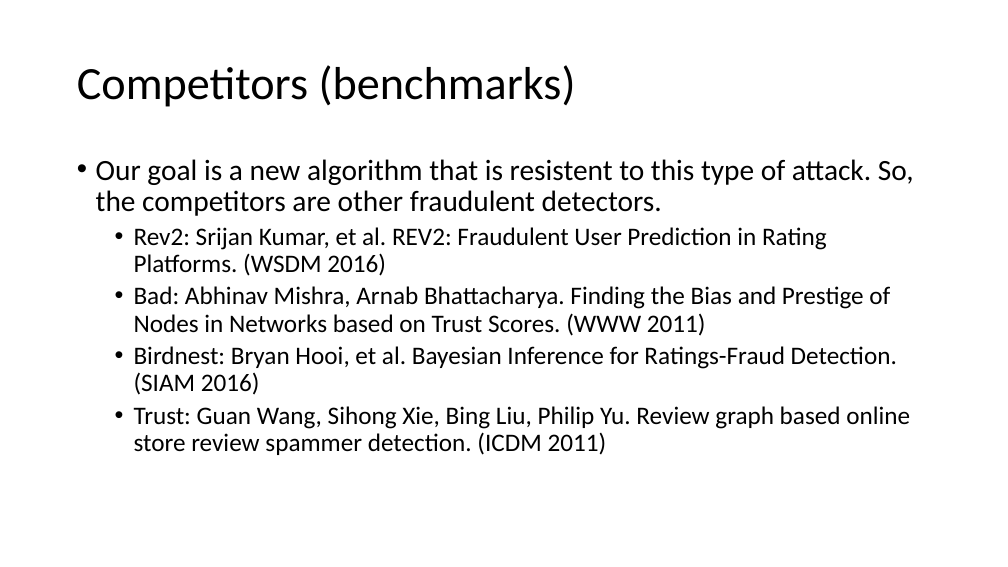
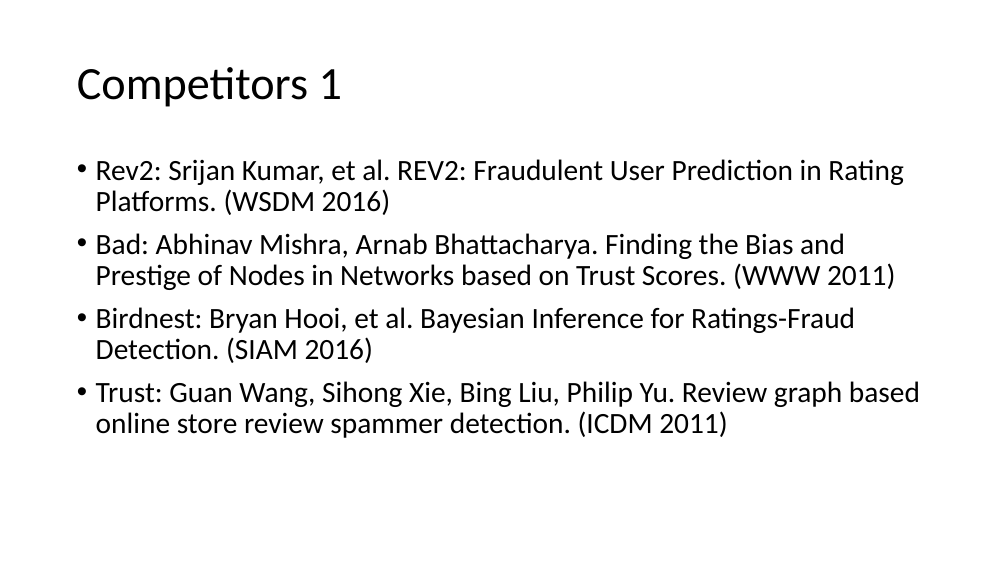
Before and after one commit to rzlll/DataMining, a slide deck: slide 9 of reports/Discussion.pptx (slide 8 before the commit). Drawn at 1008x567 pixels with LibreOffice and Linux fonts; fonts in the diff are those of the drawing. Boxes give left, top, right and bottom in pixels: in the first picture for what was removed or moved away, otherwise in the second. Text is boxed around its words. In the diff, an @@ line names an element or a change of style, - is before the commit and + after.

```diff
--- a/reports/Discussion.pptx
+++ b/reports/Discussion.pptx
@@ title at [77, 67, 342, 107]: text changed @@
-Competitors (benchmarks)
+Competitors 1
@@ text "Rev2: Srijan Kumar, et al. ..." at [96, 159, 920, 438]: size 24 to 28 pt; list level 2 to 1 in "Rev2: Srijan Kumar, et al. ..."; list level 2 to 1 in "Bad: Abhinav Mishra, Arnab Bhattacharya. ..."; list level 2 to 1 in "Birdnest: Bryan Hooi, et al. ..."; list level 2 to 1 in "Trust: Guan Wang, Sihong Xie, ..." @@
@@ text at [96, 159, 914, 216]: paragraph removed @@
-• Our goal is a new algorithm that is resistent to this type of attack. So, the competitors are other fraudulent detectors.
```
Also in this commit, not shown: 2 slides added, 9 other files.
